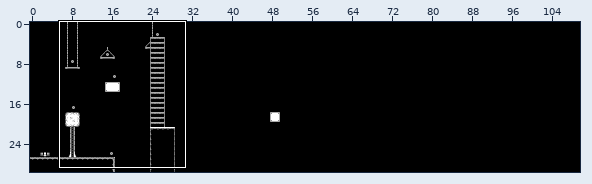
Tiled map (JSON), stored at assets/tiled/baselevel.tmj. Above: a wide view before the commit, with the close-up outlined.
Close-up. Before the commit:
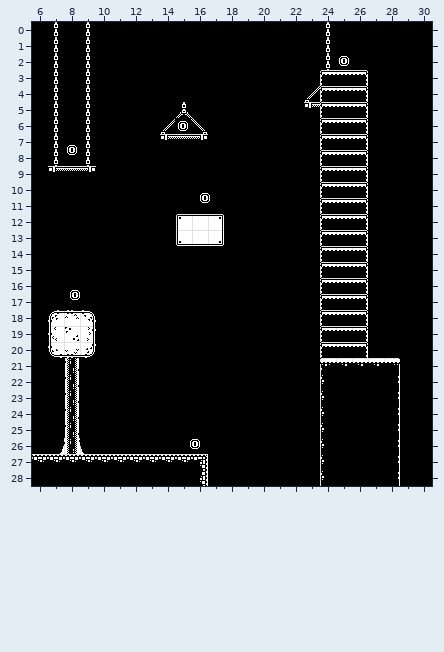
Cells are 16x16 px. Shown: x 6..30, y 0..28.
After the commit:
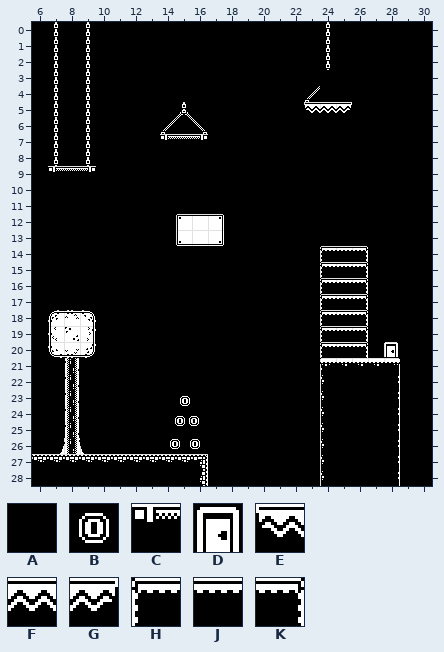
Key: from "MonochromeTileset": A 0, B 2, C 44, D 56, E 104, F 105, G 106, H 110, J 111, K 112.
_ is an empty cell.
Objects are placed by their top-left corner, in cells (3,4 is the top-left corner of cell 3,4); size is 1x1 cell unless given.
Edits made:
Layer "BaseLayer":
y 3..4: x 24..26 HJK -> AAA
y 5: x 23..26 CHJK -> EFGA
y 6..13: x 24..26 HJK -> AAA
Layer "Coins":
changed: B at 15.7,25.9 -> B "coin" at 15.7,25.9
added: D "door" at 27.9,19.9
added: B "coin" at 15,23.2
added: B "coin" at 14.8,24.4
added: B "coin" at 15.6,24.4
added: B "coin" at 14.4,25.9
removed: B at 25,2
removed: B at 14.9,6
removed: B at 8,7.5
removed: B at 16.3,10.5
removed: B at 8.2,16.5
